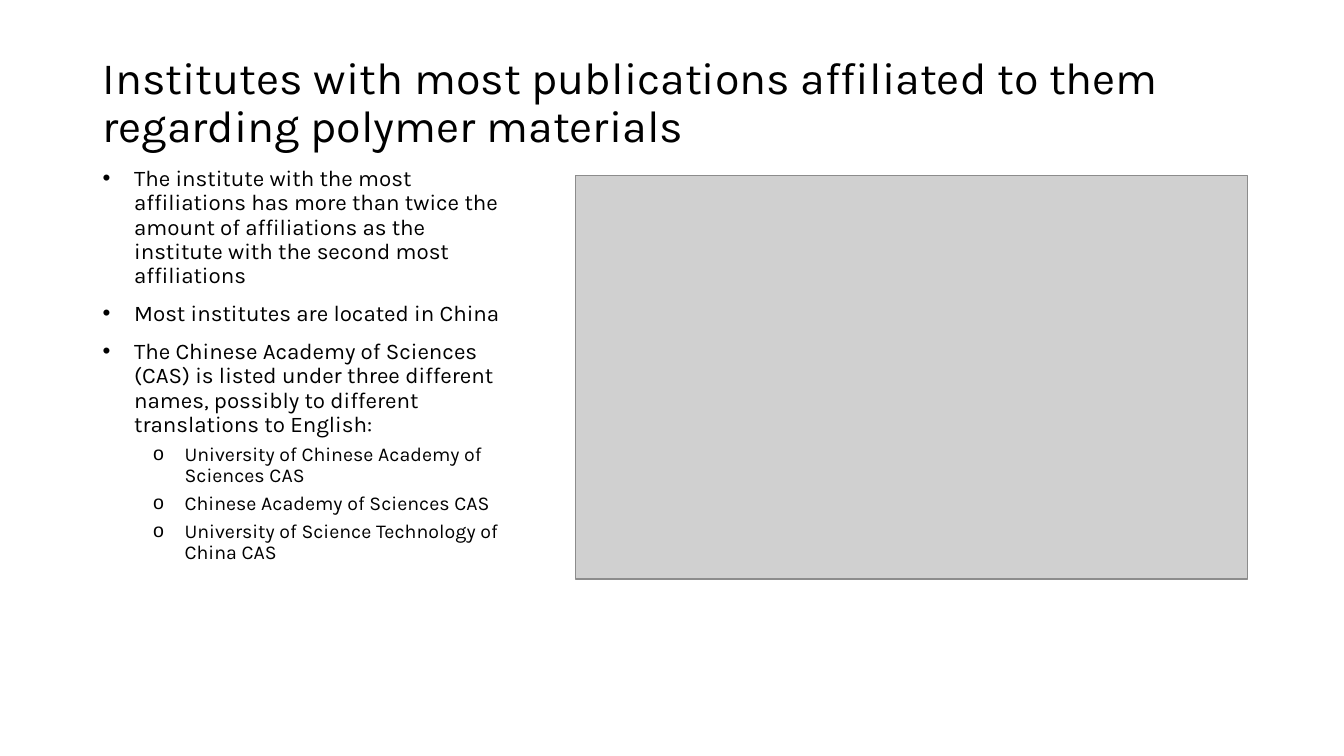
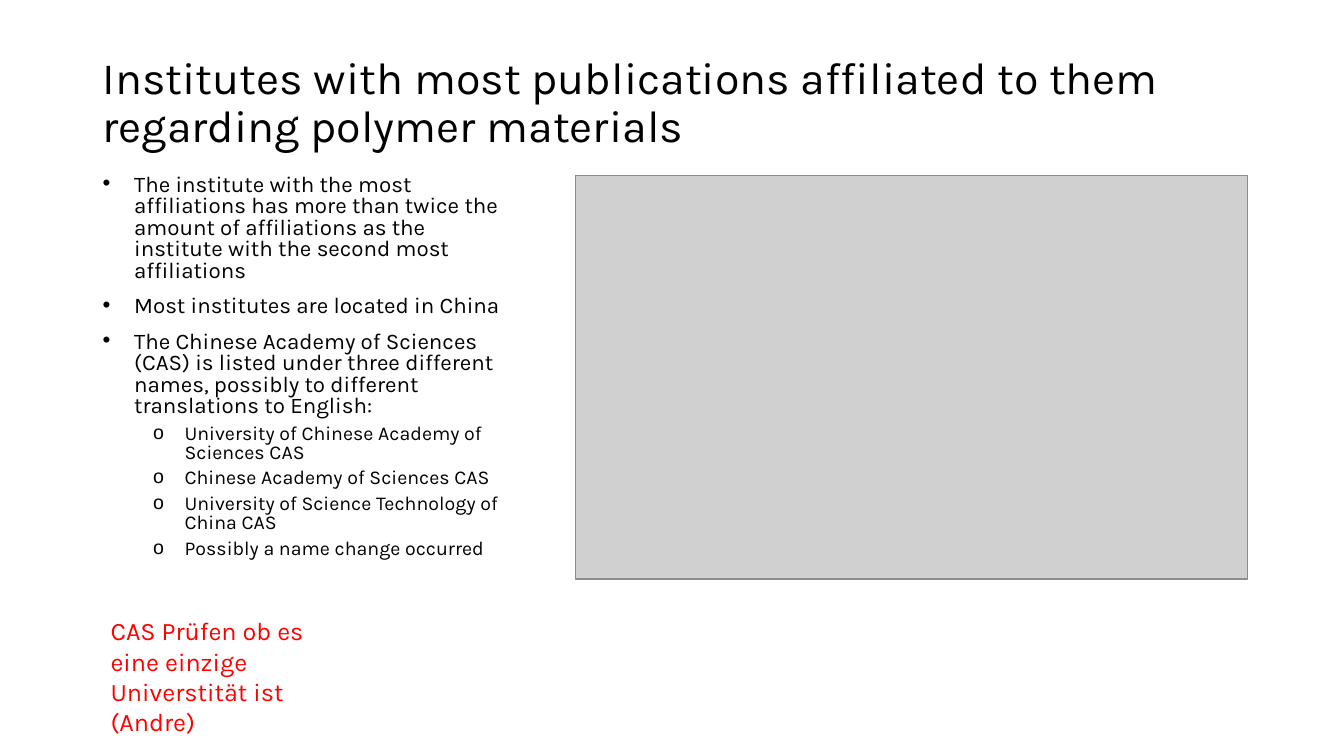
Before and after one commit to GMPuntigam/DataDrivenForesight, a slide deck: slide 6 of presentation/DataDrivenForesight.pptx. Drawn at 1344x756 pixels with LibreOffice and Linux fonts; fonts in the diff are those of the drawing; grey boxes stand for pictures. Boxes give left, top, right and bottom in pixels: in the first picture for what was removed or moved away, otherwise in the second. Text is boxed around its words. In the diff, an @@ line names an element or a change of style, - is before the commit and + after.

```diff
--- a/presentation/DataDrivenForesight.pptx
+++ b/presentation/DataDrivenForesight.pptx
@@ text at (134,176,500,530): line spacing 0.9 to 0.8 @@
@@ text at (185,541,484,560): paragraph added @@
+  o Possibly a name change occurred
@@ text added at (111,622,303,734), 18 pt, text #FF0000 @@
+CAS Prüfen ob es eine einzige Universtität ist (Andre)
```
Also in this commit, not shown: 7 other slides changed, 4 slides added, 3 slides removed.
